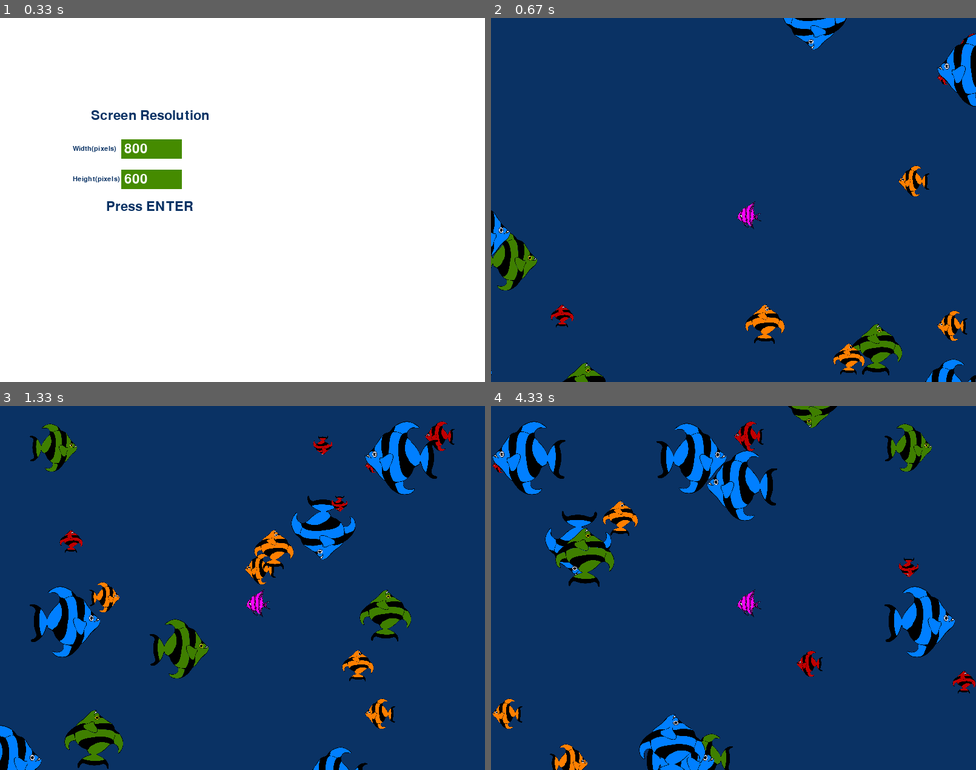
Above: before the commit, frames 1-4 (two rows, left to right).
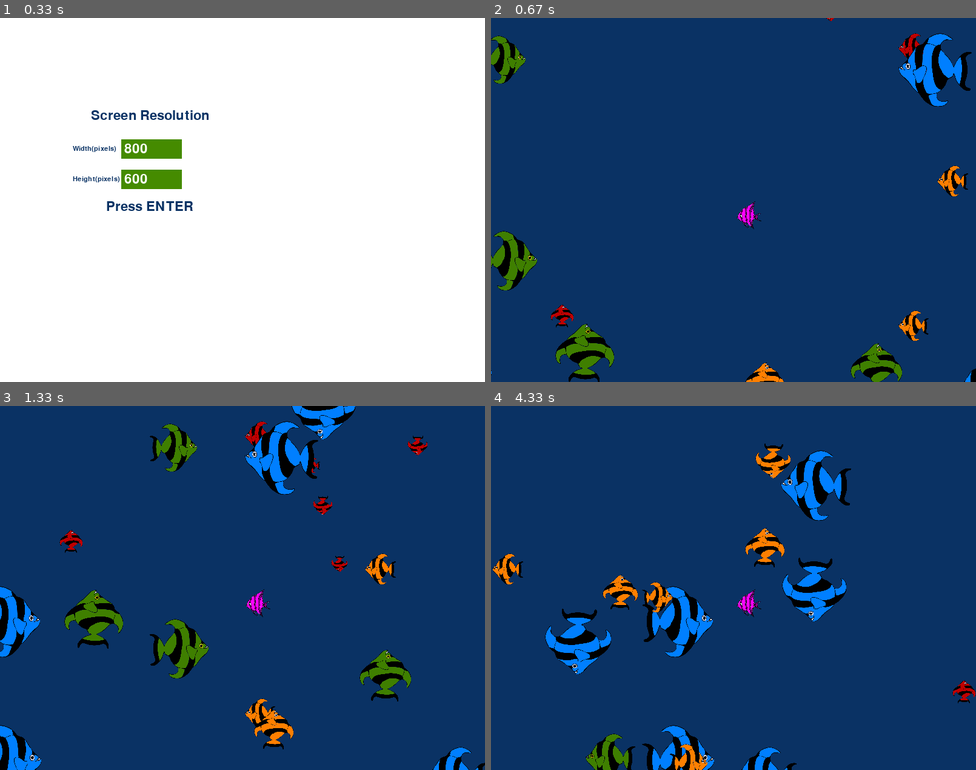
Above: after the commit, the same moments.

Repository: Matt-A-Bennett/python_games
Game: pygame game, started from fish/fish_pygame.py
The game is run twice, just before and just after one commit, with the same random seed, the same clock (stepped at 60 frames per second) and the same inputs.
Inputs:
- Up to frame 1 (0.33 s): no input
- Up to frame 2 (0.67 s): tap Enter at 0.33 s
- Up to frame 3 (1.33 s): no input
- Up to frame 4 (4.33 s): no input

Frame 1 is identical in both runs. In frame 2, 7.9% of the frame differs, in the area x 0-100%, y 0-100%; in frame 3, 15%; in frame 4, 19%.

Commit message:
Allow continuous speeds, rather than 1 to 5

Diff:
--- a/fish/fish_pygame.py
+++ b/fish/fish_pygame.py
@@ -2,6 +2,8 @@
 import pygame as pg
 import numpy as np
 pg.init()
+
+
 
 path=os.getcwd() # Automaticlaly gets the current directory
 path=path+"/" # adds / at the end of it. (might need to adapt for linux later)
@@ -22,24 +24,24 @@
             self.rect = self.fish.get_rect()
             self.rect.y = np.random.randint(1,height)
             self.rect.x = -150
-            self.speed = [np.random.randint(1, 5), 0]
+            self.speed = [np.random.rand()*5, 0]
         if side == 2:
             self.rect = self.fish.get_rect()
             self.rect.y = np.random.randint(1,height)
             self.rect.x = width
-            self.speed = [-np.random.randint(1, 5), 0]
+            self.speed = [-np.random.rand()*5, 0]
         if side == 3:
             self.fish = pg.transform.rotate(self.image, 270)
             self.rect = self.fish.get_rect()
             self.rect.x = np.random.randint(1,width)
             self.rect.y = height
-            self.speed = [0, -np.random.randint(1, 5)]
+            self.speed = [0, -np.random.rand()*5]
         if side == 4:
             self.fish = pg.transform.rotate(self.image, 90)
             self.rect = self.fish.get_rect()
             self.rect.x = np.random.randint(1,width)
             self.rect.y = -150
-            self.speed = [0, np.random.randint(1, 5)]
+            self.speed = [0, np.random.rand()*5]
 
         self.fish = pg.transform.scale(self.fish, (self.size, self.size))
 
